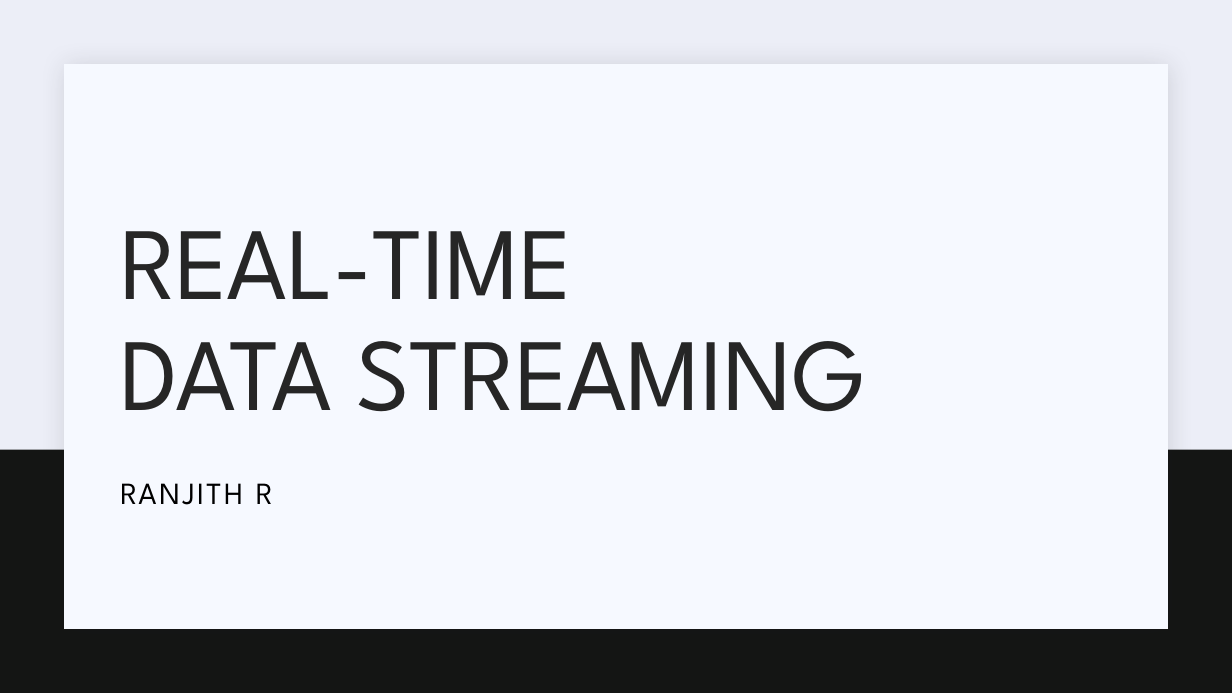
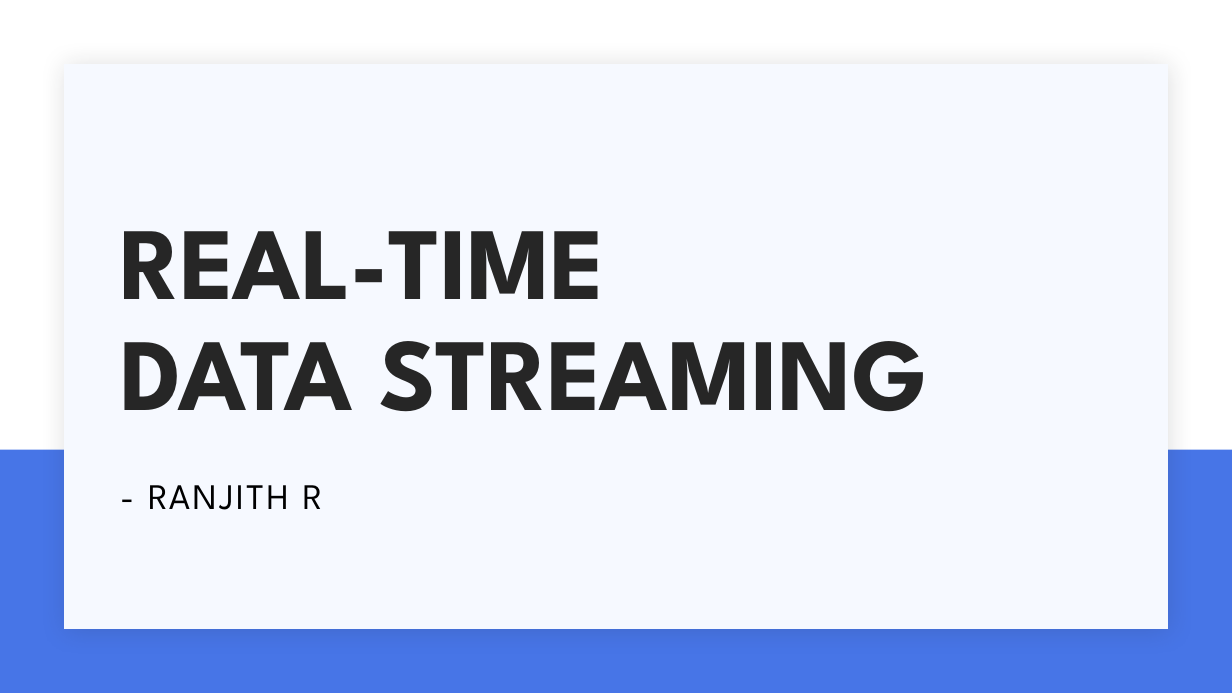
Before and after one commit to ranjith-ofcl/kafka_data_streaming, a slide deck: slide 1 of documents/about_project.pptx. Drawn at 1232x693 pixels with LibreOffice and Linux fonts; fonts in the diff are those of the drawing. Boxes give left, top, right and bottom in pixels: in the first picture for what was removed or moved away, otherwise in the second. Text is boxed around its words. In the diff, an @@ line names an element or a change of style, - is before the commit and + after.

```diff
--- a/documents/about_project.pptx
+++ b/documents/about_project.pptx
@@ background #ECEEF7 to #FFFFFF @@
@@ title "REAL-TIME DATA STREAMING" at bbox=[120, 231, 927, 412]: bold on @@
@@ rectangle at bbox=[0, 450, 1232, 693]: fill #141514 to #4775E7 @@
@@ subtitle at bbox=[148, 485, 323, 510]: text changed; size 24 to 28 pt @@
-RANJITH R
+- RANJITH R
```
Also in this commit, not shown: 6 other slides changed, 9 slides added, 10 slides removed, 11 other files.
